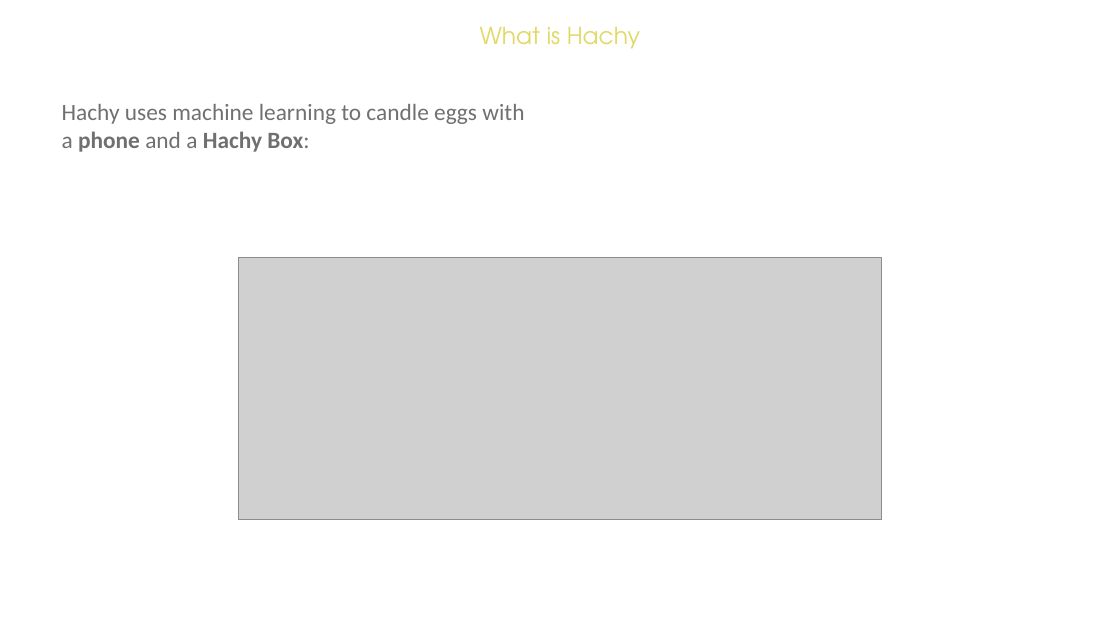
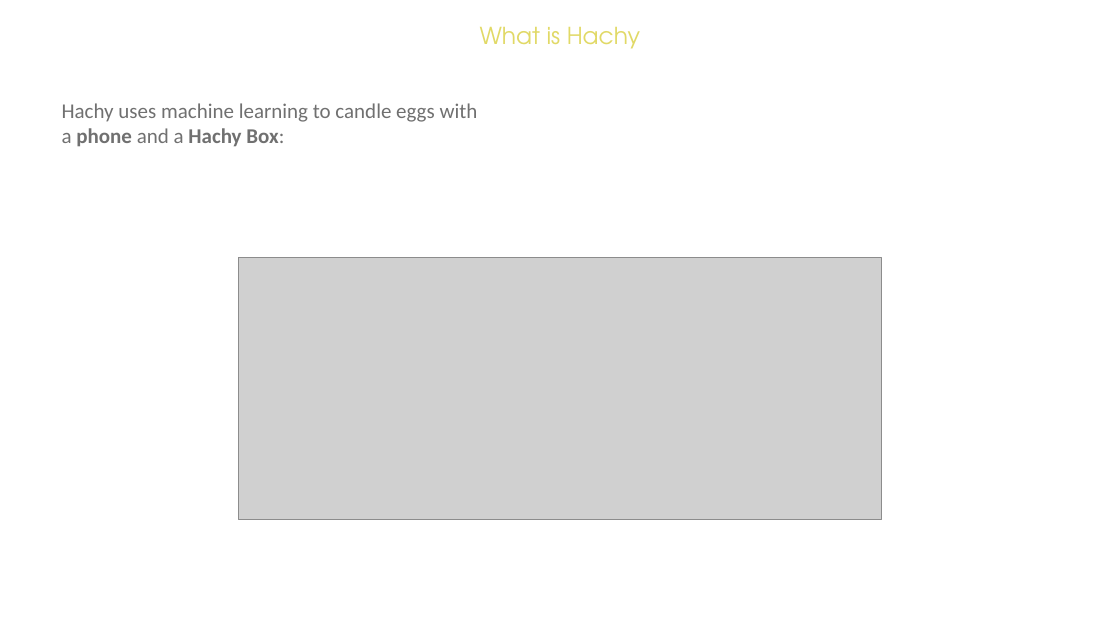
Before and after one commit to hachyEgg/Hachy-docs, a slide deck: slide 3 of 1.Hachy-Onboarding.pptx. Drawn at 1120x630 pixels with LibreOffice and Linux fonts; fonts in the diff are those of the drawing; grey boxes stand for pictures. Boxes give left, top, right and bottom in pixels: in the first picture for what was removed or moved away, otherwise in the second. Text is boxed around its words. In the diff, an @@ line names an element or a change of style, - is before the commit and + after.

```diff
--- a/1.Hachy-Onboarding.pptx
+++ b/1.Hachy-Onboarding.pptx
@@ text "Hachy uses machine learning to ..." at [62, 103, 478, 147]: size 20 to 18 pt @@
```
Also in this commit, not shown: 4 other slides changed, 5 slides added, 1 slide removed.
